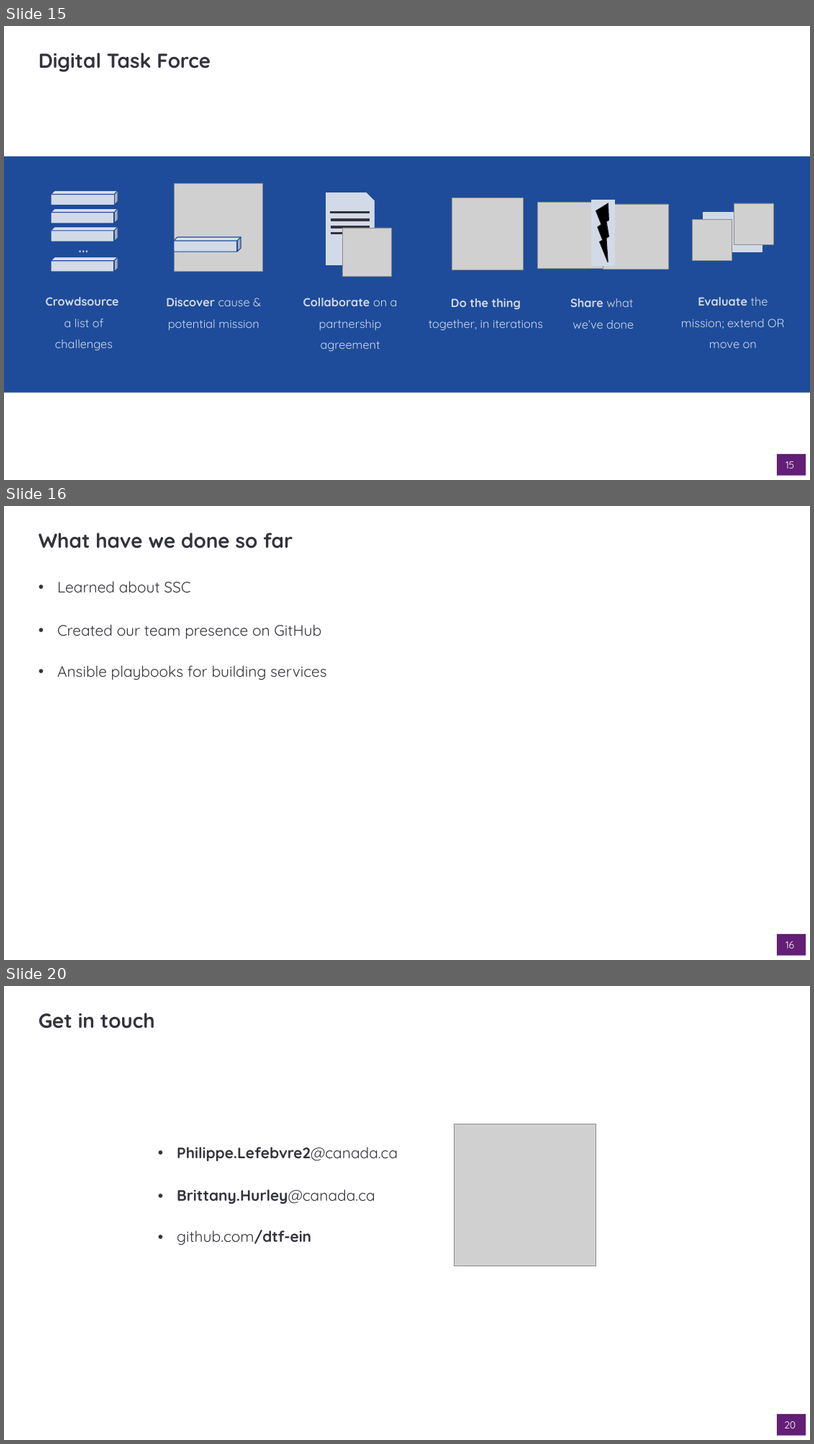
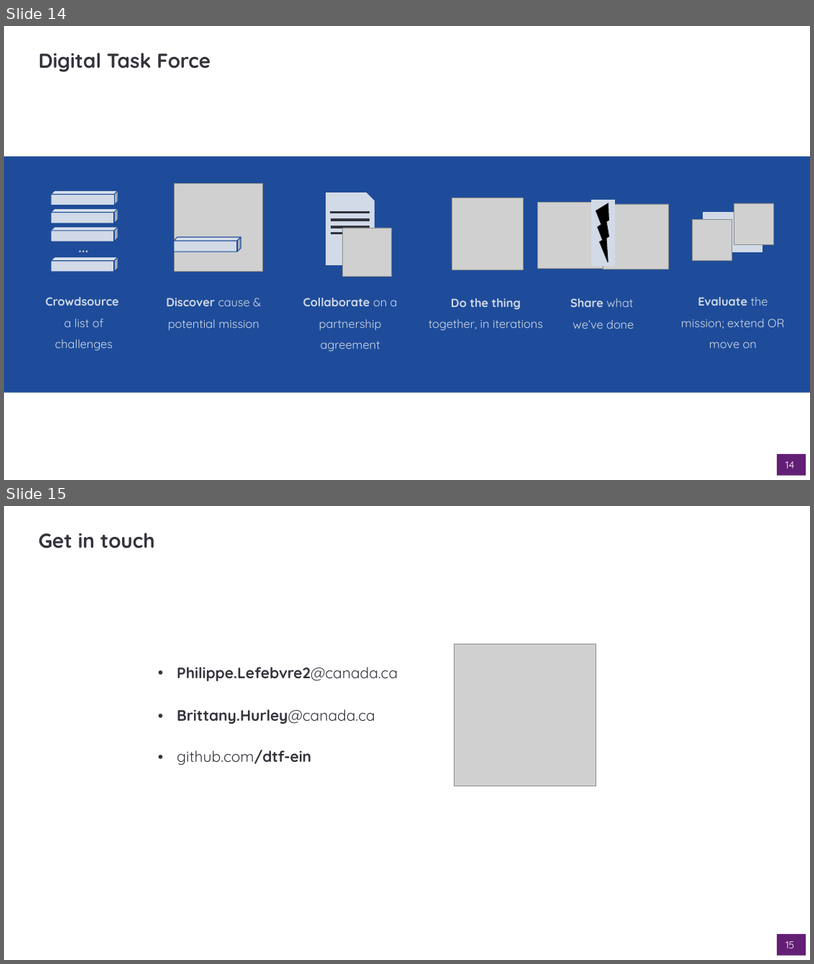
Before and after one commit to dto-btn/reading-material, a slide deck: presentations/dto-all-staff_2019-10-17.pptx. Shown one above the other, each under a label of ours: slides 15, 16 and 20 before the commit, slides 14 and 15 after it; the slides between them are not shown. The pictures are 814x1444 and 814x964 pixels, drawn with LibreOffice and Linux fonts; fonts in the diff are those of the drawing; grey boxes stand for pictures; background and template pictures are left out. Boxes give left, top, right and bottom in pixels: in the first picture for what was removed or moved away, otherwise in the second. Text is boxed around its words. In the diff, an @@ line names an element or a change of style, - is before the commit and + after.

```diff
--- a/presentations/dto-all-staff_2019-10-17.pptx
+++ b/presentations/dto-all-staff_2019-10-17.pptx
@@ slide 16 removed at <box>4,506,810,960</box>, background #FFFFFF @@
@@ title removed at <box>39,533,293,548</box> @@
-What have we done so far
@@ text removed at <box>57,581,327,680</box> @@
-• Learned about SSC
-• Created our team presence on GitHub
-• Ansible playbooks for building services
@@ page number removed at <box>777,934,806,955</box> @@
-16
@@ what was slide 15 is now slide 14 @@
@@ page number at <box>786,461,795,468</box>: text changed @@
-15
+14
@@ what was slide 20 is now slide 15 @@
@@ page number at <box>786,941,795,948</box>: text changed @@
-20
+15
```
Also in this commit, not shown: 6 slides changed, 6 slides added, 10 other slides removed.
